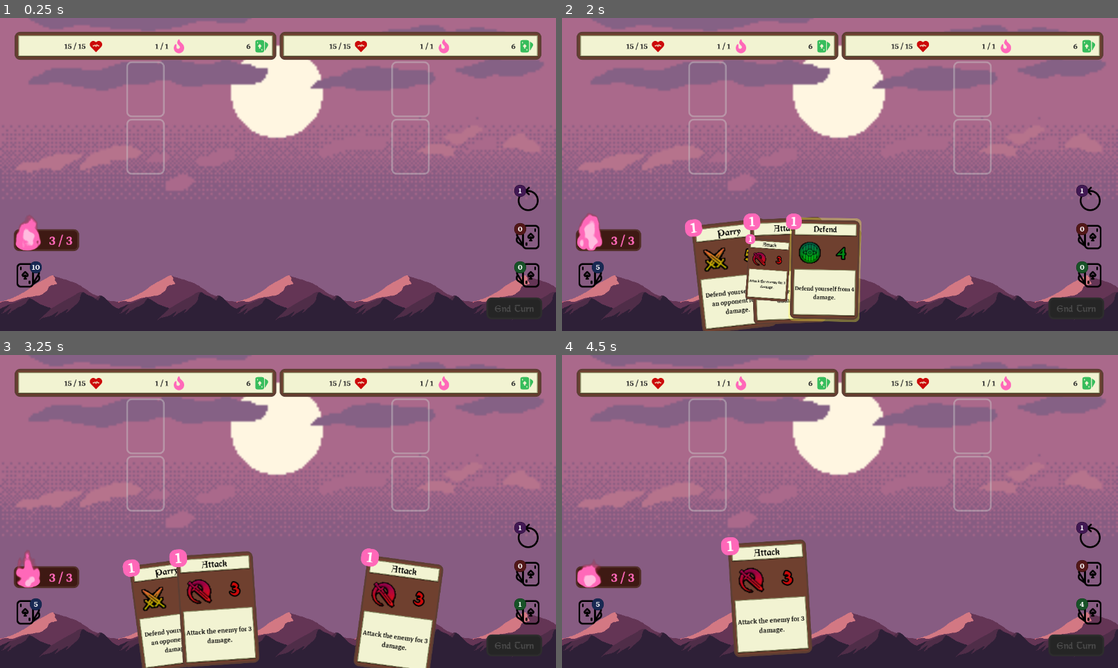
Above: before the commit, frames 1-4 (two rows, left to right).
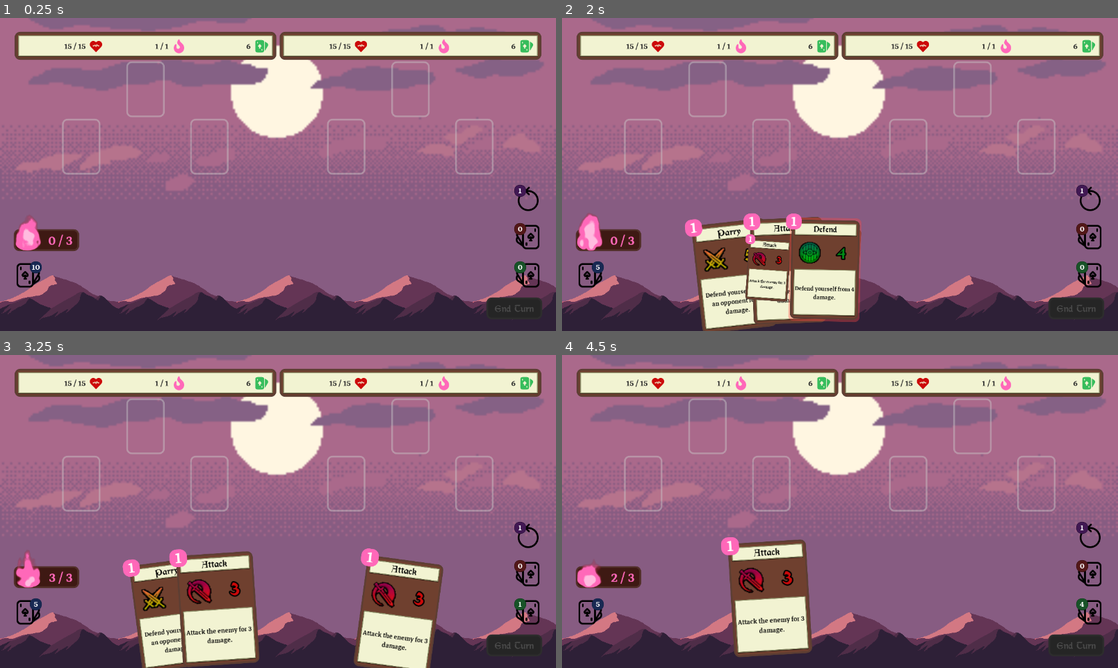
Above: after the commit, the same moments.

Repository: Maaack/Battle-Deck-Energy
Game: Godot game, scene res://Scenes/Main.tscn
Same seed, same stepped clock (60 frames per second), same inputs: the game is played once before the commit and once after it.
Inputs (mouse positions are in pixels of both pictures, inside the frame that each line leads up to):
- Up to frame 1 (0.25 s): no input
- Up to frame 2 (2 s): drag from (840, 174) to (895, 105) at 0.52 s; drag from (728, 190) to (812, 237) at 1.27 s
- Up to frame 3 (3.25 s): move the mouse to (333, 442) at 2.02 s; click (333, 442) at 2.17 s; click "End Turn" at 2.75 s
- Up to frame 4 (4.5 s): drag from (812, 574) to (673, 464) at 3.52 s; move the mouse to (1006, 558) at 4.27 s; click (1006, 558) at 4.42 s

The runs differ from the first frame. In frame 1, 0.9% of the frame differs, in the area x 8-89%, y 32-73%; in frame 2, 1.3%, in the area x 8-89%, y 32-98%; in frame 3, 0.9%; in frame 4, 0.9%.

Commit message:
BATL-02: Limits card selection by available energy.

Diff:
--- a/Managers/BattleOpportunities/BattleOpportunitiesManager.gd
+++ b/Managers/BattleOpportunities/BattleOpportunitiesManager.gd
@@ -42,7 +42,7 @@
 		print("Error: Getting player opportunities with no player set.")
 		return opportunities
 	for opponent_data in opponents_data:
-		opportunities += get_attack_opportunities(player_data, opponent_data)
+		opportunities += get_attack_opportunities(player_data, opponent_data, 2)
 	return opportunities
 
 func get_opponent_oppotunities(opponent_data:CharacterData):
--- a/Managers/CharacterBattle/CharacterBattleManager.gd
+++ b/Managers/CharacterBattle/CharacterBattleManager.gd
@@ -8,6 +8,7 @@
 signal exhausted_card(card)
 signal reshuffled_card(card)
 signal played_card(card, battle_opening)
+signal changed_energy(energy, max_energy)
 
 var character_data : CharacterData setget set_character_data
 var draw_pile : DeckData = DeckData.new()
@@ -38,6 +39,18 @@
 func set_character_data(value:CharacterData):
 	character_data = value
 	reset()
+
+func spend_energy(amount:int = 1):
+	character_data.energy -= amount
+	emit_signal("changed_energy", character_data.energy, character_data.max_energy)
+
+func gain_energy(amount:int = 1):
+	character_data.energy += amount
+	emit_signal("changed_energy", character_data.energy, character_data.max_energy)
+
+func reset_energy():
+	character_data.energy = character_data.max_energy
+	emit_signal("changed_energy", character_data.energy, character_data.max_energy)
 
 func reshuffle_discard_pile():
 	var discarded : Array = discard_pile.draw_all()
@@ -94,6 +107,7 @@
 	return shuffled_cards
 
 func play_card(card_data:CardData, battle_opening:BattleOpening):
+	spend_energy(card_data.energy_cost)
 	var discarded_flag = hand.discard_card(card_data)
 	if discarded_flag:
 		emit_signal("played_card", card_data, battle_opening)
--- a/Scenes/BattleInterface/BattleInterface.gd
+++ b/Scenes/BattleInterface/BattleInterface.gd
@@ -45,6 +45,7 @@
 func _on_hand_drawn():
 	if player_interface.is_connected("drawing_completed", self, "_on_hand_drawn"):
 		player_interface.disconnect("drawing_completed", self, "_on_hand_drawn")
+	player_battle_manager.reset_energy()
 	player_interface.start_turn()
 
 func _start_player_turn():
@@ -101,6 +102,9 @@
 func _on_CharacterBattleManager_played_card(card, battle_opening):
 	player_interface.play_card(card, battle_opening)
 
+func _on_CharacterBattleManager_changed_energy(energy, max_energy):
+	player_interface.set_energy_meter(energy, max_energy)
+
 func _on_Opening_phase_entered():
 	start_round()
 
--- a/Scenes/BattleInterface/BattleInterface.tscn
+++ b/Scenes/BattleInterface/BattleInterface.tscn
@@ -35,6 +35,7 @@
 [node name="BattleOpportunitiesManager" parent="." instance=ExtResource( 7 )]
 [connection signal="card_dropped_on_opening" from="PlayerInterface" to="." method="_on_PlayerInterface_card_dropped_on_opening"]
 [connection signal="ending_turn" from="PlayerInterface" to="." method="_on_PlayerInterface_ending_turn"]
+[connection signal="changed_energy" from="CharacterBattleManager" to="." method="_on_CharacterBattleManager_changed_energy"]
 [connection signal="discarded_card" from="CharacterBattleManager" to="." method="_on_CharacterBattleManager_discarded_card"]
 [connection signal="drew_card" from="CharacterBattleManager" to="." method="_on_CharacterBattleManager_drew_card"]
 [connection signal="played_card" from="CharacterBattleManager" to="." method="_on_CharacterBattleManager_played_card"]
--- a/Scenes/PlayerInterface/BattleBoard/PlayerBoard/PlayerBoard.gd
+++ b/Scenes/PlayerInterface/BattleBoard/PlayerBoard/PlayerBoard.gd
@@ -13,12 +13,9 @@
 func set_draw_pile_size(value:int):
 	draw_pile.count = value
 
-func set_player_energy(max_energy:int, energy:int=-1):
+func set_player_energy(energy:int, max_energy:int):
+	energy_meter.energy = energy
 	energy_meter.max_energy = max_energy
-	if energy > 0:
-		energy_meter.energy = energy
-	else:
-		energy_meter.energy = max_energy
 
 func draw_card():
 	draw_pile.remove_card()
--- a/Scenes/PlayerInterface/CardManager/CardManager.gd
+++ b/Scenes/PlayerInterface/CardManager/CardManager.gd
@@ -14,6 +14,7 @@
 var card_instance_map : Dictionary = {}
 var focused_card = null
 var dragged_card = null
+var energy_limit = 0
 
 func add_card(card_data:CardData):
 	if card_data in card_map:
@@ -55,16 +56,19 @@
 		card.tween_to(new_prs, tween_time)
 	card_data.prs = new_prs
 
-func focus_on_card(card_data):
+func focus_on_card(card_data:CardData):
 	focused_card = card_data
 	var card : BattleCard = get_card_instance(card_data)
-	card.glow_on()
+	if card_data.energy_cost > energy_limit:
+		card.glow_not()
+	else:
+		card.glow_on()
 	if card_data in card_map:
 		var card_instance : Node2D = card_map[card_data]
 		card_instance.z_index += 100
 	emit_signal("focused_on_card", card_data)
 
-func focus_off_card(card_data):
+func focus_off_card(card_data:CardData):
 	var card : BattleCard = get_card_instance(card_data)
 	card.glow_off()
 	if focused_card == card_data:
@@ -81,10 +85,13 @@
 	focus_off_card(card_data)
 
 func _on_Card_mouse_clicked(card_data:CardData):
+	if card_data.energy_cost > energy_limit:
+		return
 	dragged_card = card_data
 	emit_signal("dragging_card", card_data)
 
 func _on_Card_mouse_released(card_data:CardData):
-	if dragged_card == card_data:
-		dragged_card = null
+	if dragged_card != card_data:
+		return
+	dragged_card = null
 	emit_signal("dropping_card", card_data)
--- a/Scenes/PlayerInterface/PlayerInterface.gd
+++ b/Scenes/PlayerInterface/PlayerInterface.gd
@@ -24,7 +24,7 @@
 func set_player_data(value:CharacterData):
 	player_data = value
 	if is_instance_valid(player_data):
-		player_board.set_player_energy(player_data.max_energy, player_data.energy)
+		player_board.set_player_energy(0, player_data.max_energy)
 		player_board.set_draw_pile_size(player_data.deck_size())
 
 func set_draw_pile_count(count:int):
@@ -117,6 +117,10 @@
 			return
 		emit_signal("drawing_completed")
 
+func set_energy_meter(energy:int, max_energy:int):
+	player_board.set_player_energy(energy, max_energy)
+	card_manager.energy_limit = energy
+
 func start_turn():
 	hand_manager.spread_from_mouse_flag = true
 	reset_end_turn()
